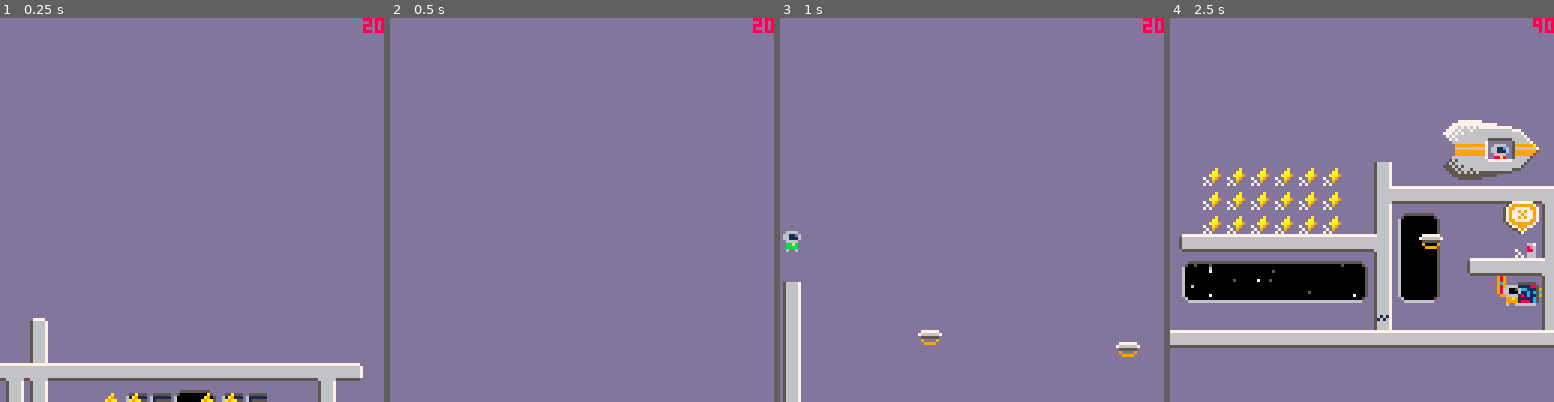
Above: before the commit, frames 1-4 (left to right).
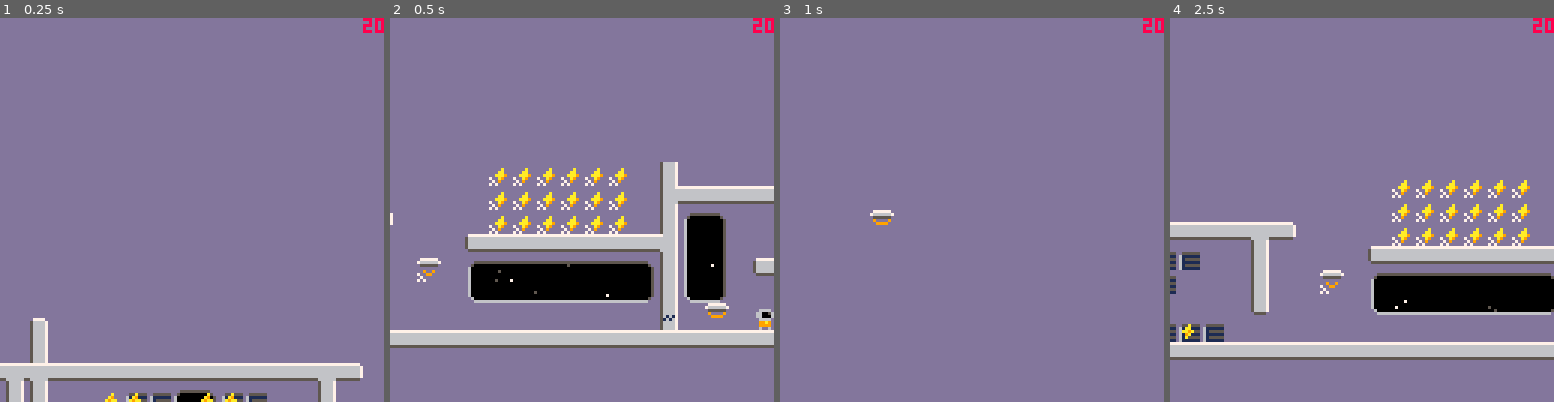
Above: after the commit, the same moments.

Repository: jgradim/gameoff-2020
Game: PICO-8 cartridge moonshot.p8
Same seed, same stepped clock (60 frames per second), same inputs: the game is played once before the commit and once after it.
Inputs:
- Up to frame 1 (0.25 s): no input
- Up to frame 2 (0.5 s): tap X (X key) at 0.33 s
- Up to frame 3 (1 s): tap O (Z key) at 0.7 s
- Up to frame 4 (2.5 s): tap X (X key) at 1.07, 1.85 s; hold Right 1.6-2.1 s; tap O (Z key) at 1.7, 2.1 s; hold Up 2.15-2.42 s; hold Right from 2.47 s (still down)

Frame 1 is identical in both runs. In frame 2, 20% of the frame differs, in the area x 0-100%, y 37-86%; in frame 3, 2.1%; in frame 4, 34%, in the area x 0-100%, y 0-90%.

Commit message:
buttons with labels and toggle on interaction

Diff:
--- a/moonshot.p8
+++ b/moonshot.p8
@@ -45,6 +45,16 @@
 
 sp_speech=10
 sp_e_pod=28
+
+---------------------
+---player colors---
+---------------------
+p_colors={
+  red={[8]=8},
+  yellow={[1]=0,[12]=5,[8]=9},
+  blue={[8]=1,[12]=14,[6]=5},
+  green={[8]=3,[10]=11}
+}
 
 ------------------
 ---sprite flags---
@@ -139,7 +149,8 @@
  --x,y,on
  local btn0=init_button(
   62*8,25*8,false,
-  door_toggle_fn(door0)
+  door_toggle_fn(door0),
+  "❎"
  )
 
  --return list of mechanics
@@ -167,15 +178,15 @@
  --players
  all_players={
   init_player{
-   ⬆️=double_jump
+   ⬆️=double_jump,
   },
   init_player{
    ⬆️=glide,
-   color_map={8,11,10,15,12,13}
+   color="green",
   },
   init_player{
    ⬆️=jump,
-   color_map={1,0,12,5,8,9},
+   color="yellow",
    x=60*8,
    y=28*8,
   },
@@ -200,20 +211,20 @@
    if (fn) fn(player(),btnp(i-1))
   end
  end
- if btnp(❎) then
+ if btnp(🅾️) then
   focus_next_player()
  end
- if btnp(🅾️) then
-  if path.found then
-   path:apply()
-  else
-   path:find(
-    all_players[2],
-    all_players[2],
-    player()
-   )
-  end
- end
+ --if btnp(🅾️) then
+ -- if path.found then
+ --  path:apply()
+ -- else
+ --  path:find(
+ --   all_players[2],
+ --   all_players[2],
+ --   player()
+ --  )
+ -- end
+ --end
 
  --players
  path:update()
@@ -248,12 +259,6 @@
 
  --players
  foreach(all_players,draw_player)
-
- --fixme: remove
- speech_bubble(62*8,26*8,"❎",9)
- escape_pod(59*8,20*8,{
-  [11]=10,[3]=8
- })
 
  --camera
  cam:draw()
@@ -527,6 +532,7 @@
   gliding=false,
   landed=false,
 
+  color="red",
   sp=sp_player_idle,
   flpx=false,
   flpy=false,
@@ -656,13 +662,9 @@
 end
 
 function draw_player(p)
- if p.color_map then
-   for i=1,#p.color_map,2 do
-    pal(
-     p.color_map[i],
-     p.color_map[i+1]
-    )
-   end
+ local cm = p_colors[p.color]
+ for c1,c2 in pairs(cm) do
+   pal(c1,c2)
  end
  spr(p.sp,p.x,p.y,1,1,p.flpx, p.flpy)
  pal()
@@ -814,14 +816,11 @@
 -------------
 
 function init_button(
- x,y,on,toggle_fn
+ x,y,on,toggle_fn,label
 )
- local sp
- if on then
-  sp=sp_button_on
- else
-  sp=sp_button_off
- end
+ local sp = on and sp_button_on
+  or sp_button_off
+
  return {
   sp=sp,
   x=x,
@@ -829,42 +828,45 @@
   w=8,
   h=8,
   on=on,
-  toggle_fn=toggle_fn,
+  label=label,
+  toggle=function(b)
+    b.on = not b.on
+    b.sp = b.on and sp_button_on
+     or sp_button_off
+
+    toggle_fn(b.on)
+  end,
 
   collided_prev=false,
   collided_at=0,
 
   collide=function(b)
-   collided_at=time()
+   b.collided_at=time()
   end,
 
   update=function(b)
    --collision changes
    local collided=
-    collided_at==time()
-   if collided
-   and not collided_prev then
-    on=not on
+    b.collided_at==time()
+
+    if collided and btnp(❎) then
+       b:toggle()
    end
-   collided_prev=collided
-
-   --on/off changes
-   if on
-   and b.sp!=sp_button_on
-   then
-    b.sp=sp_button_on
-    toggle_fn(on)
-   end
-   if not on
-   and b.sp!=sp_button_off
-   then
-    b.sp=sp_button_off
-    toggle_fn(on)
-   end
+
+   b.collided_prev=collided
   end,
 
   draw=function(b)
    spr(b.sp,b.x,b.y,1,1)
+   if b.label != nil
+    and b.collided_prev then
+     local c=
+      p_colors[player().color][8]
+
+     speech_bubble(
+      b.x,b.y,b.label,c
+     )
+   end
   end,
  }
 end
@@ -1181,7 +1183,7 @@
   local sx=8*(sp_speech%16)
   local sy=8*flr(sp_speech/16)
   local dx=x-4
-  local dy=y-19+cos(t()/2)+.5
+  local dy=y-12+cos(t()/2)+.5
 
   pal(11,c)
   sspr(sx,sy,16,16,dx,dy)
@@ -1746,7 +1748,7 @@
 
 
 __gff__
-0000000000000000000000000000010001010101010101000000000000000000010101010000000000000000000000000101010100000000000000000000000000010100000002010101000000000000010101000000000101010000000000000101010000000000000000000000000001010000000000000000000000000000
+0000000000000000000000000000000001010101010101000000000000000000010101010000000000000000000000000101010100000000000000000000000000010100000002010101000000000000010101000000000101010000000000000101010000000000000000000000000001010000000000000000000000000000
 0000000000000000000000000000000000000000000000000000000000000000000000000000000000000000000000000000000000000000000000000000000000000000000000000000000000000000000000000000000000000000000000000000000000000000000000000000000000000000000000000000000000000000
 __map__
 4040404040404040404040404040404040404040404040404040404040404040404040404040404040404040404040404040404040404040404040404040404040404040404040404040404040404040404040404040404040404040404040404040404040404040404040404040404040404040404040404040404040404040
